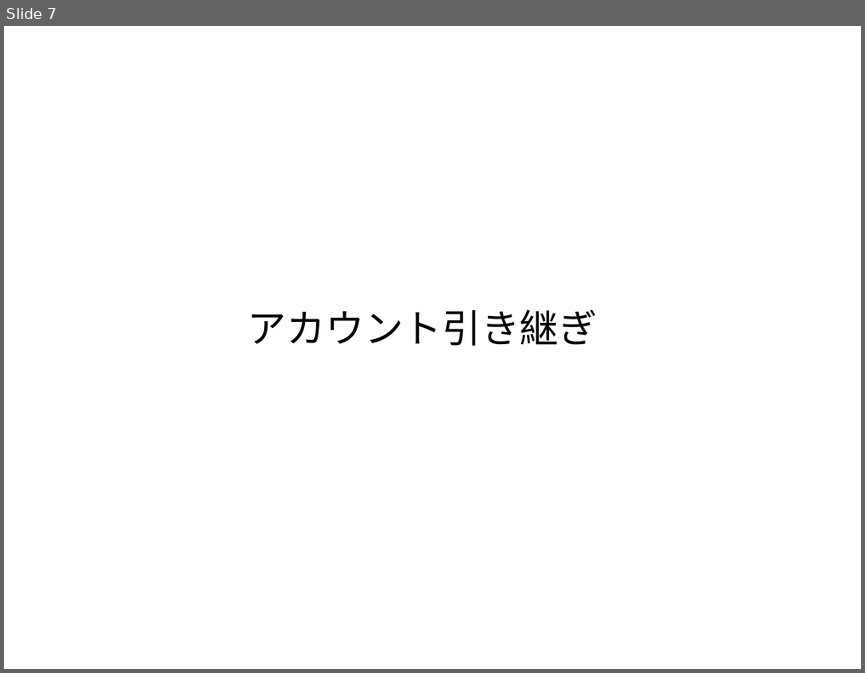
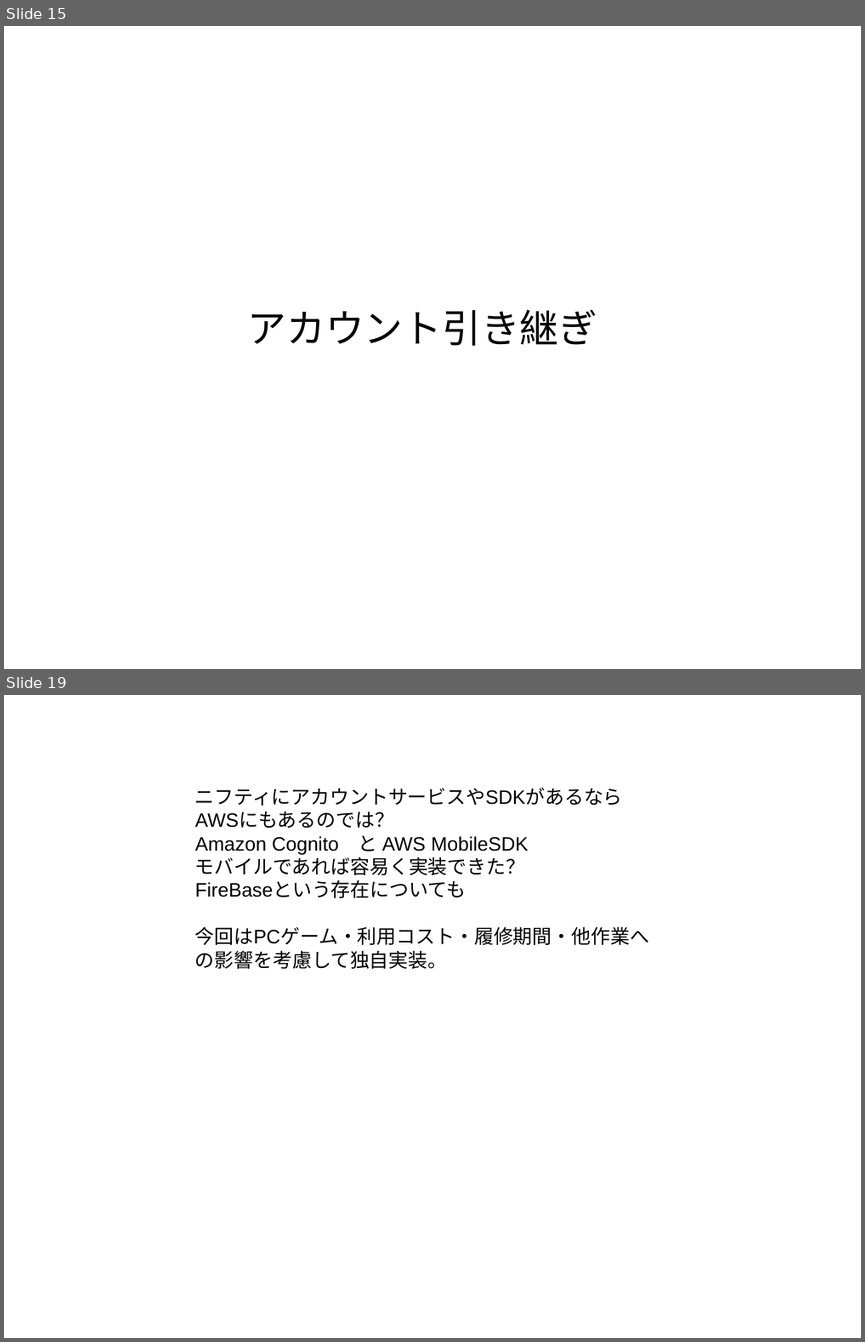
Before and after one commit to Miura0425/LunarLander_Art, a slide deck: 「クライアントとサーバー」発表資料.pptx. Shown one above the other, each under a label of ours: slide 7 before the commit, slides 15 and 19 after it; the slides between them are not shown. The pictures are 865x673 and 865x1342 pixels, drawn with LibreOffice and Linux fonts; fonts in the diff are those of the drawing. Boxes give left, top, right and bottom in pixels: in the first picture for what was removed or moved away, otherwise in the second. Text is boxed around its words. In the diff, an @@ line names an element or a change of style, - is before the commit and + after.

```diff
--- a/「クライアントとサーバー」発表資料.pptx
+++ b/「クライアントとサーバー」発表資料.pptx
@@ slide 19 added at [4, 695, 861, 1338], background #FFFFFF @@
@@ text added at [195, 788, 649, 969], 18 pt, text #000000 @@
+ニフティにアカウントサービスやSDKがあるならAWSにもあるのでは？
+Amazon Cognito と AWS MobileSDK
+モバイルであれば容易く実装できた？
+FireBaseという存在についても
+今回はPCゲーム・利用コスト・履修期間・他作業への影響を考慮して独自実装。
@@ what was slide 7 is now slide 15 @@
```
Also in this commit, not shown: 6 slides changed, 16 other slides added, 1 slide removed, 3 other files.
